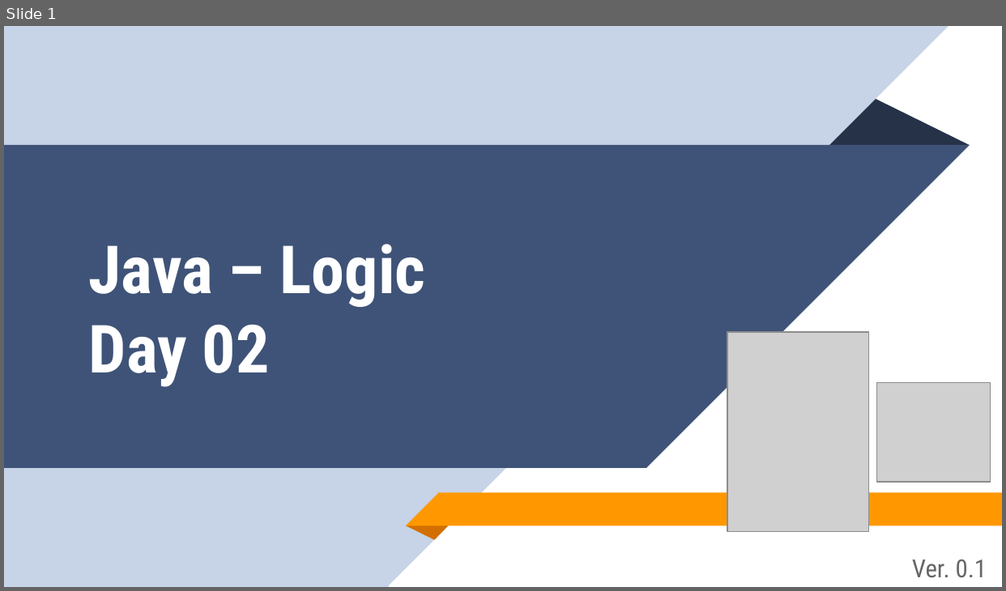
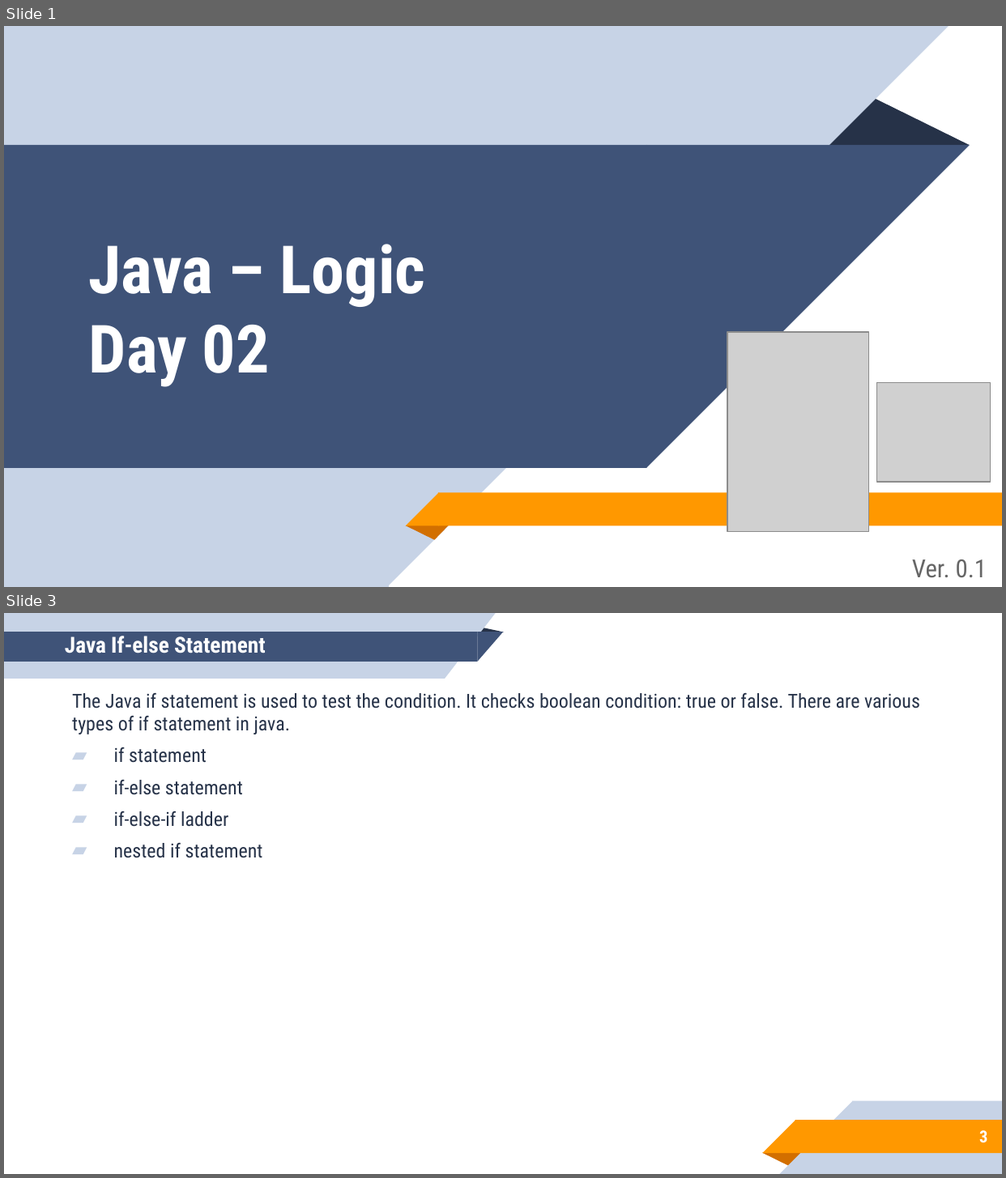
Before and after one commit to aronipurwanto/materi-xa, a slide deck: java/java-logic/Slide-Java-Logic-02.pptx. Shown one above the other, each under a label of ours: slide 1 before the commit, slides 1 and 3 after it; the slides between them are not shown. The pictures are 1006x591 and 1006x1178 pixels, drawn with LibreOffice and Linux fonts; fonts in the diff are those of the drawing; grey boxes stand for pictures. Boxes give left, top, right and bottom in pixels: in the first picture for what was removed or moved away, otherwise in the second. Text is boxed around its words. In the diff, an @@ line names an element or a change of style, - is before the commit and + after.

```diff
--- a/java/java-logic/Slide-Java-Logic-02.pptx
+++ b/java/java-logic/Slide-Java-Logic-02.pptx
@@ slide 3 added at [4,613,1002,1174], background #FFFFFF @@
@@ title added at [65,636,266,653], 16 pt, text #FFFFFF, bold @@
+Java If-else Statement
@@ group added at [4,613,504,679]: 2 rectangles, 2 right triangles, 1 triangle @@
@@ text added at [72,692,920,858], 14 pt, text #263248 @@
+The Java if statement is used to test the condition. It checks boolean condition: true or false. There are various types of if statement in java.
+▰ if statement
+▰ if-else statement
+▰ if-else-if ladder
+▰ nested if statement
@@ group added at [762,1101,1002,1174]: 2 rectangles, 2 right triangles, 1 triangle @@
@@ page number added at [979,1131,987,1144], 12 pt, text #FFFFFF, bold @@
+3
```
Also in this commit, not shown: 6 slides changed, 18 other slides added, 1 slide removed, 16 other files.
